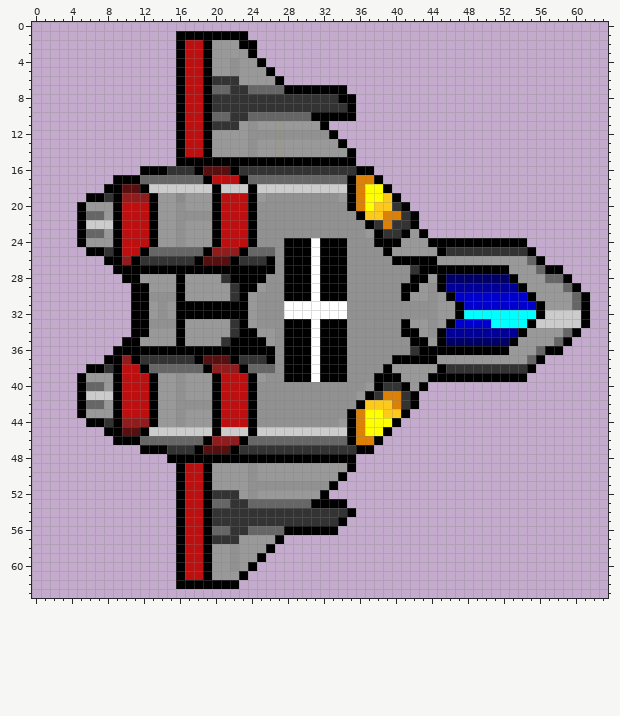
One commit to this pixel-art sprite: sprites/ship.png. The picture above is the old version.
The file is 64x64 pixels. Colours within 5 levels of each other are drawn and written as one.
The same view after the edit:
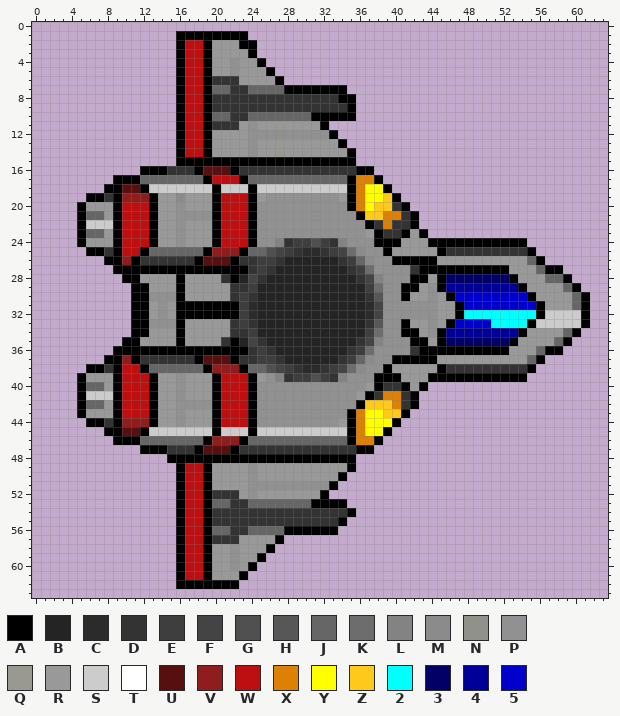
Palette (. is transparent): A #000000  B #242424  C #2b2b2b  D #333333  E #3e3e3e  F #444444  G #505050  H #575757  J #666666  K #6d6d6d  L #838383  M #8b8b8b  N #91918b  P #919191  Q #999991  R #999999  S #cccccc  T #ffffff  U #580f0f  V #8f1d1d  W #bd0f0f  X #dc8105  Y #ffff00  Z #fdca1c  2 #00ffff  3 #000066  4 #000099  5 #0000cc
The edit:
@@ x 21..40 @@
 23 WWWAPPPPPPPPPPPPRADD
-24 WWWAPPPAAATAAAPPPAAA
-25 VVAJJJPAAATAAAPPPPAR
-26 UADDDAPAAATAAAPPPPPA
-27 AAAAAAPAAATAAAPPPPPP
-28 DAAAAPPAAATAAAPPPPPP
-29 RDAARPPAAATAAAPPPPPP
-30 RDARPPPAAATAAAPPPPPP
-31 AAARPPPTTTTTTTPPPPPP
-32 AAARPPPTTTTTTTPPPPPP
-33 RDARPPPAAATAAAPPPPPP
-34 RDAARRPAAATAAAPPPPPP
-35 DAAAARPAAATAAAPPPPPP
-36 AAAAAAPAAATAAAPPPPPP
-37 UADDDAPAAATAAAPPPPPA
-38 VVAJJJPAAATAAAPPPPAR
-39 WWWARPPAAATAAAPPPAAA
+24 WWWAPPLDEEGEDLPPPAAA
+25 VVAJJGFEDCCDEFKMPPAR
+26 UADDEEDBBBBBBDEJMPPA
+27 AAADEDBBBBBBBBDEKPPP
+28 DABFDBBBBBBBBBBDFLPP
+29 RDDEBBBBBBBBBBBBEKPP
+30 RDEDBBBBBBBBBBBBDHPP
+31 AAECBBBBBBBBBBBBCFPP
+32 AAECBBBBBBBBBBBBCFPP
+33 RDEDBBBBBBBBBBBBDHPP
+34 RDDEBBBBBBBBBBBBEKPP
+35 DABFDBBBBBBBBBBDFLPP
+36 AAADEDBBBBBBBBDEKPPP
+37 UADDEEDBBBBBBDEJMPPA
+38 VVAJJGFEDCCDEFKMPPAR
+39 WWWARPLDEEGEDLPPPAAA
 40 WWWAPPPPPPPPPPPPRADD
